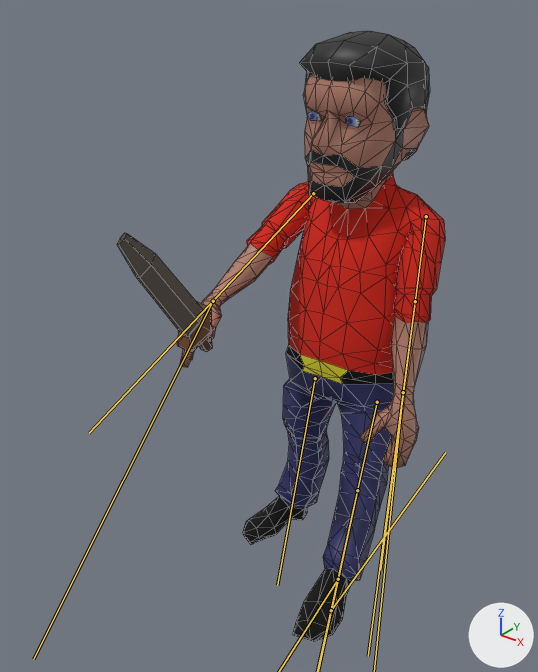
An edit to the FBX model HackNation/Assets/Assets/Models/man4.fbx, drawn before and after from the same camera.
Before and after are seen from a 50 mm camera at (0.00646, -0.01039, 0.01058) aimed at (-0.00024, -0.00202, 0.00539). The lights are fixed; the arrows at lower right show +X, +Y and +Z. Both versions are drawn at frame 1 of the action 'man4|DefaultMan'; the numbers are the values there. The bones that change are drawn over the model as lines. Mesh edges are drawn as thin lines on the coarser meshes.

Names of what the first picture shows: 'lpMaleG.013', 'lpMaleG.014'.
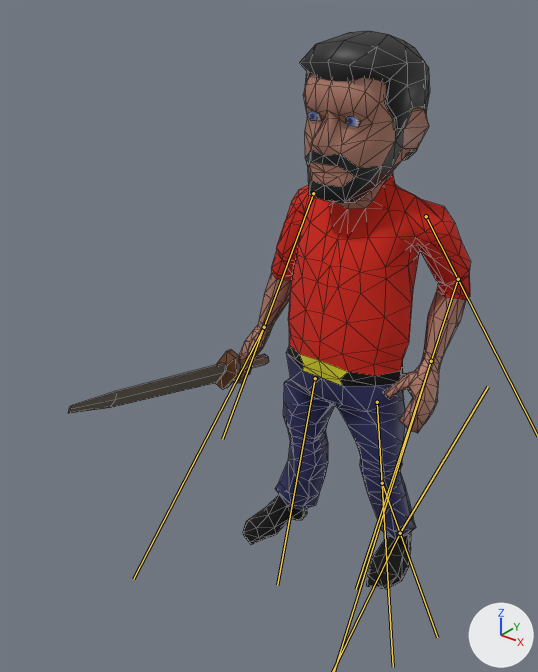
What differs and where, as boxes (x1, y1, x2, y2) in the pictures (538 x 672 px):
```json
{"object": "lpMaleG.014", "change": "posed", "before": [117, 73, 445, 642], "after": [68, 73, 470, 589], "on screen": "22% wider, 9% shorter"}
{"bone": "arm02.R", "before": "(415, 301) to (368, 656)", "after": "(458, 279) to (356, 589)"}
{"bone": "arm01.L", "before": "(313, 193) to (89, 433)", "after": "(313, 193) to (222, 439)"}
{"bone": "arm03.L", "before": "(213, 301) to (33, 659)", "after": "(264, 327) to (133, 579)"}
{"bone": "IK.R", "before": "(331, 610) to (445, 452)", "after": "(400, 533) to (488, 386)"}
```

The change, as JSON lines over the scene's bpy script:
```json
{"block": "bone_arm01_r", "where": "bone_arm01_r = bpy.data.objects['man4'].pose.bones['arm01.R']  # child of 'arm.R'"}
{"op": "set", "path": "bone_arm01_r.rotation_quaternion", "old": "(0.733, 0.249, -0.051, -0.631)", "new": "(0.75, -0.072, 0.264, -0.602)", "note": "degrees (26, 14, -78) -> degrees (-27, 18, -82)"}
{"block": "bone_arm02_r", "where": "bone_arm02_r = bpy.data.objects['man4'].pose.bones['arm02.R']  # child of 'arm01.R'"}
{"op": "set", "path": "bone_arm02_r.rotation_quaternion", "old": "(0.988, -0.153, 0.0, 0.017)", "new": "(0.945, 0.326, 0.0, -0.036)", "note": "degrees (-18, 0, 2) -> degrees (38, 1, -4)"}
{"block": "bone_arm03_r", "where": "bone_arm03_r = bpy.data.objects['man4'].pose.bones['arm03.R']  # child of 'arm02.R'"}
{"op": "set", "path": "bone_arm03_r.rotation_quaternion", "old": "(0.994, -0.028, -0.016, 0.109)", "new": "(0.965, 0.143, 0.015, 0.219)", "note": "degrees (-3, -1, 13) -> degrees (16, -2, 25)"}
{"block": "bone_arm01_l", "where": "bone_arm01_l = bpy.data.objects['man4'].pose.bones['arm01.L']  # child of 'arm.L'"}
{"op": "set", "path": "bone_arm01_l.rotation_quaternion", "old": "(0.674, 0.583, 0.127, 0.436)", "new": "(0.775, 0.147, -0.055, 0.612)", "note": "degrees (72, -20, 51) -> degrees (10, -15, 75)"}
{"block": "bone_arm03_l", "where": "bone_arm03_l = bpy.data.objects['man4'].pose.bones['arm03.L']  # child of 'arm02.L'"}
{"op": "set", "path": "bone_arm03_l.rotation_quaternion", "old": "(0.986, 0.095, 0.137, -0.007)", "new": "(0.957, 0.263, 0.041, -0.111)", "note": "degrees (11, 16, 1) -> degrees (30, 8, -11)"}
{"block": "bone_leg01_r", "where": "bone_leg01_r = bpy.data.objects['man4'].pose.bones['leg01.R']  # child of 'leg.R'"}
{"op": "set", "path": "bone_leg01_r.rotation_quaternion", "old": "(0.951, 0.021, -0.071, -0.299)", "new": "(0.963, 0.047, -0.254, -0.079)", "note": "degrees (5, -7, -35) -> degrees (9, -29, -12)"}
{"block": "bone_leg02_r", "where": "bone_leg02_r = bpy.data.objects['man4'].pose.bones['leg02.R']  # child of 'leg01.R'"}
{"op": "set", "path": "bone_leg02_r.rotation_quaternion", "old": "(0.998, -0.023, 0.0, -0.055)", "new": "(0.987, 0.061, 0.0, 0.147)", "note": "degrees (-3, 0, -6) -> degrees (7, -1, 17)"}
{"block": "bone_leg01_l", "where": "bone_leg01_l = bpy.data.objects['man4'].pose.bones['leg01.L']  # child of 'leg.L'"}
{"op": "set", "path": "bone_leg01_l.rotation_quaternion", "old": "(0.908, 0.022, 0.413, 0.066)", "new": "(0.866, 0.016, 0.495, 0.068)", "note": "degrees (8, 48, 12) -> degrees (10, 59, 15)"}
{"block": "bone_ik_r", "where": "bone_ik_r = bpy.data.objects['man4'].pose.bones['IK.R']"}
{"op": "set", "path": "bone_ik_r.location", "old": "(0.00042, -0.00405, -3e-05)", "new": "(0.00042, 0.00016, 0.0002)"}
{"op": "set", "path": "bone_ik_r.rotation_quaternion", "old": "(0.998, 0.0, 0.0, 0.056)", "new": "(0.995, 0.054, -0.066, 0.061)", "note": "degrees (0, 0, 6) -> degrees (6, -8, 7)"}
{"block": "bone_foot_r", "where": "bone_foot_r = bpy.data.objects['man4'].pose.bones['foot.R']  # child of 'IK.R'"}
{"op": "set", "path": "bone_foot_r.location", "old": "(0.00074, -0.00064, 0.0)", "new": "(0.0, 0.0, 0.0)"}
```
